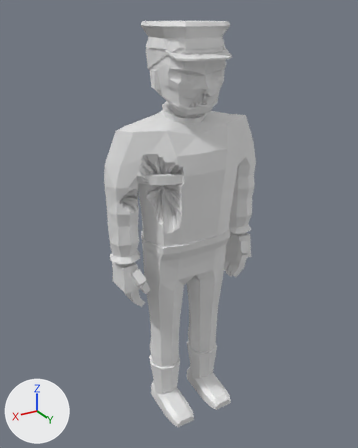
One commit to the glTF model assets/models/zombie_cop_m_b2.glb: the scene before it, then after it.
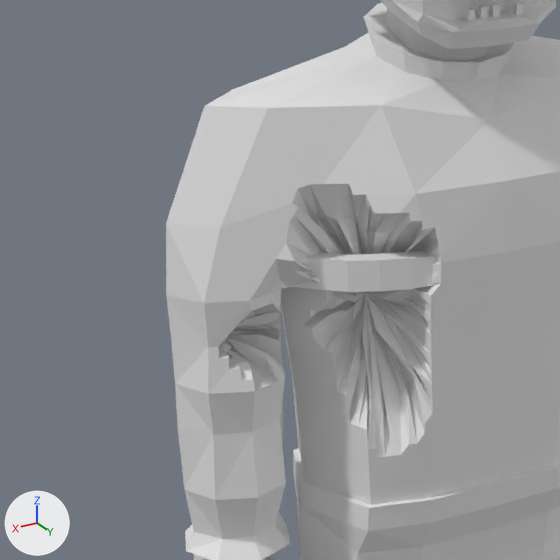
Each version appears first whole from a 50 mm lens placed at (1.173, 1.9, 1.991), pointed at (0.02, -0.023, 1.03), and next in a close-up on the part from 16% to 61% of the width and 22% to 59% of the height. Lighting does not change. The marker at lower left points along +X, +Y and +Z. The older version's two pictures come first. Vertices at exactly the same position are counted once.

In view in the first close-up: 'zombie_cop_m_b2'.
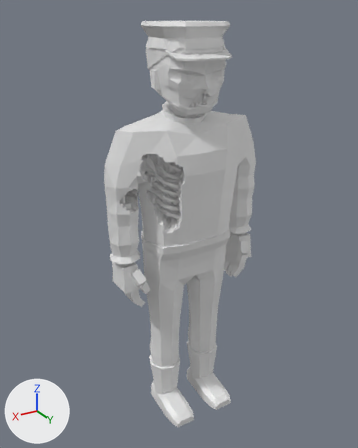
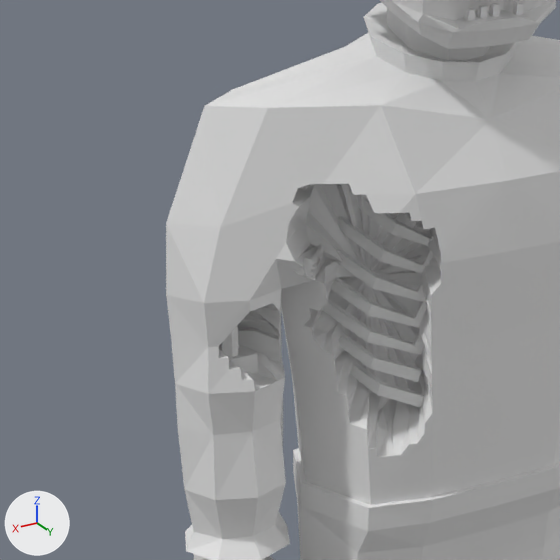
Where the change shows, as pixel boxes [x1, y1, x2, y2] in the close-ups (560 x 560 px; the box of a moved part takes in the faces that stretch with it):
part 1 of me_zombie_cop_m_b2, added: after [229, 346, 258, 373]
part 2 of me_zombie_cop_m_b2, added: after [357, 195, 433, 246]
part 3 of me_zombie_cop_m_b2, added: after [338, 216, 434, 274]
part 4 of me_zombie_cop_m_b2, added: after [334, 249, 425, 302]
part 5 of me_zombie_cop_m_b2, added: after [322, 299, 425, 355]
part 6 of me_zombie_cop_m_b2, added: after [338, 331, 421, 382]
part 7 of me_zombie_cop_m_b2, added: after [340, 352, 424, 408]
part 8 of me_zombie_cop_m_b2, moved or reshaped: before [273, 184, 441, 457]; after [219, 184, 441, 457]

The change, as a diff of the scene's bpy script:
```diff
--- a/assets/models/zombie_cop_m_b2.glb.py
+++ b/assets/models/zombie_cop_m_b2.glb.py
@@ me_zombie_cop_m_b2 @@
 # used by ob_zombie_cop_m_b2; location = (0.0, 0.0, 0.0)
-me_zombie_cop_m_b2.from_pydata(...)  # 2184 vertices, 4223 faces; spans x -0.41..0.41, y -0.19..0.22, z 0.0..1.95
+me_zombie_cop_m_b2.from_pydata(...)  # 2396 vertices, 4607 faces; spans x -0.41..0.41, y -0.19..0.22, z 0.0..1.95
+# me_zombie_cop_m_b2 part 1: a new loose piece, a box spanning x 0.292..0.36, y -0.021..0.015, z 1.172..1.204
+# me_zombie_cop_m_b2 part 2: a new loose piece of 28 vertices spanning x 0.01..0.13, y -0.09..0.1, z 1.33..1.44
+# me_zombie_cop_m_b2 part 3: a new loose piece of 28 vertices spanning x 0.01..0.15, y -0.1..0.1, z 1.29..1.4
+# me_zombie_cop_m_b2 part 4: a new loose piece of 28 vertices spanning x 0.01..0.16, y -0.1..0.1, z 1.25..1.38
+# me_zombie_cop_m_b2 part 5: a new loose piece of 28 vertices spanning x 0.01..0.18, y -0.1..0.1, z 1.18..1.32
+# me_zombie_cop_m_b2 part 6: a new loose piece of 24 vertices spanning x 0.02..0.18, y -0.09..0.08, z 1.15..1.26
+# me_zombie_cop_m_b2 part 7: a new loose piece of 24 vertices spanning x 0.02..0.17, y -0.09..0.09, z 1.11..1.22
+# me_zombie_cop_m_b2 part 8: 258 vertices moved from x 0.09..0.37, y -0.04..0.15, z 1.13..1.39 to x 0.01..0.38, y -0.09..0.11, z 1.08..1.47; 4 vertices removed from x 0.05, y 0.13..0.15, z 1.31..1.34; 40 vertices added at x 0.01..0.34, y -0.1..0.1, z 1.15..1.47
+# other edits to the shape of me_zombie_cop_m_b2 do not show in these pictures
```
